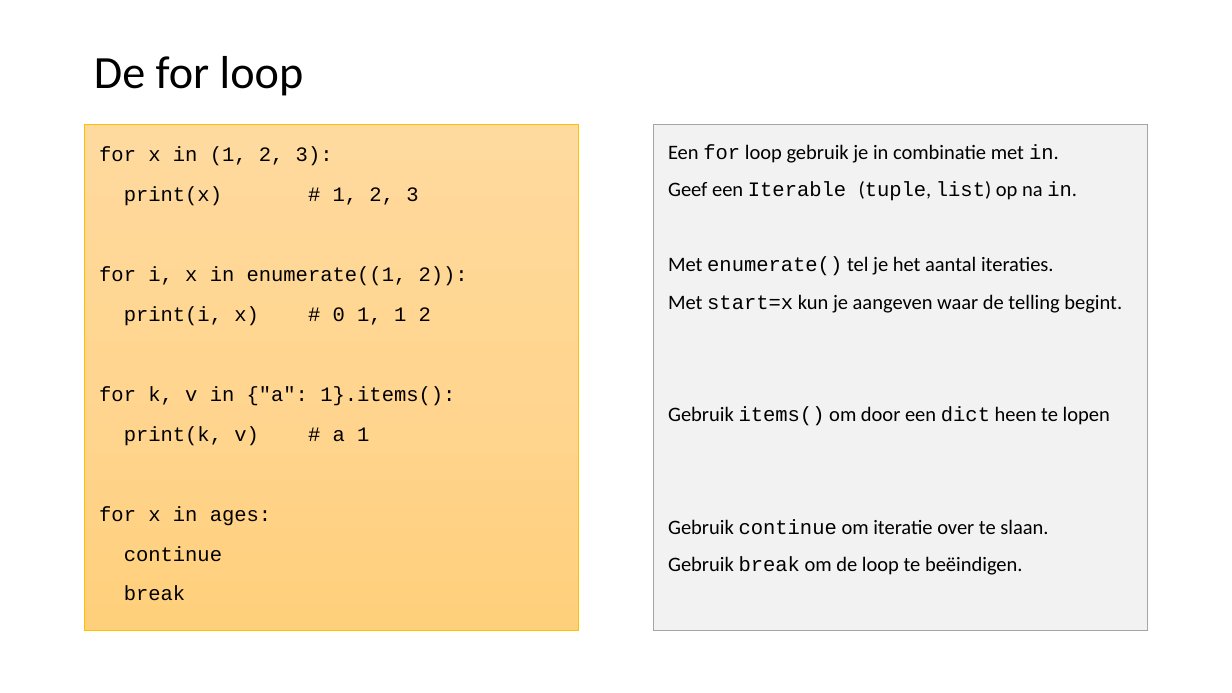
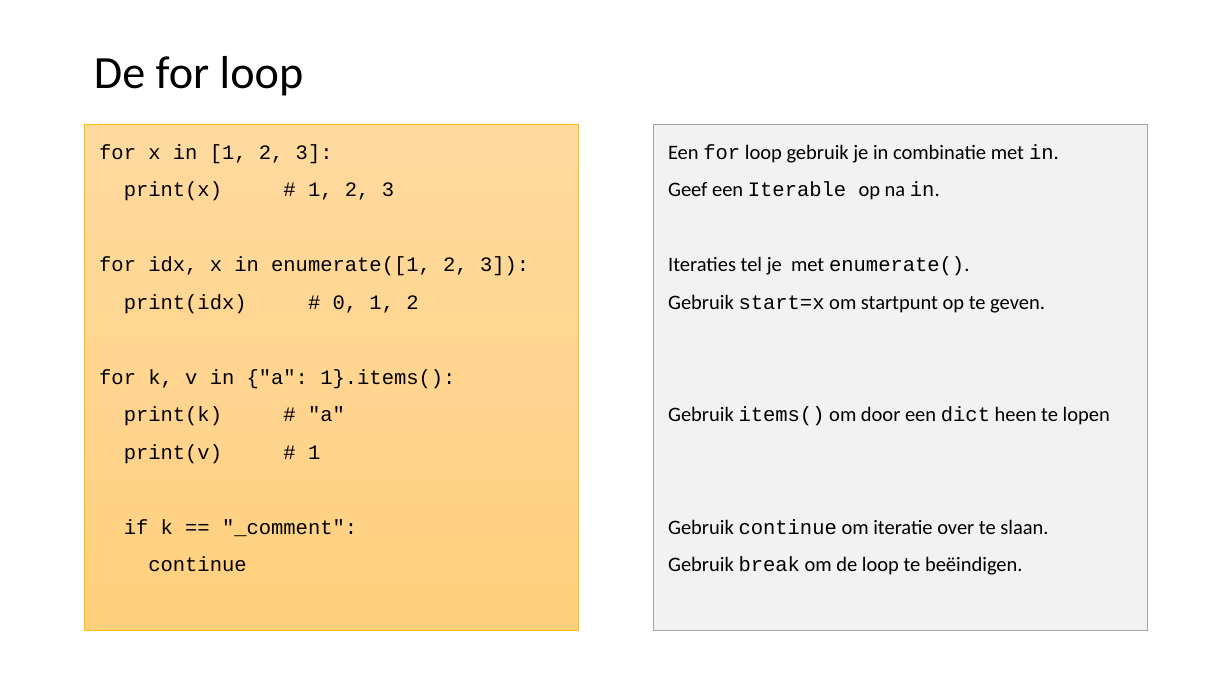
Before and after one commit to LFKoning/knowledge-sharing, a slide deck: slide 39 of python_trainees/1_basics_classes/python_traineeship_1.pptx (slide 33 before the commit). Drawn at 1232x693 pixels with LibreOffice and Linux fonts; fonts in the diff are those of the drawing. Boxes give left, top, right and bottom in pixels: in the first picture for what was removed or moved away, otherwise in the second. Text is boxed around its words. In the diff, an @@ line names an element or a change of style, - is before the commit and + after.

```diff
--- a/python_trainees/1_basics_classes/python_traineeship_1.pptx
+++ b/python_trainees/1_basics_classes/python_traineeship_1.pptx
@@ text at (99,144,333,164): text changed @@
-for x in (1, 2, 3):
+for x in [1, 2, 3]:
@@ text at (99,182,455,572): line spacing 1.1 to 1 @@
@@ text in rectangle at (668,182,1045,313): text changed @@
-Geef een Iterable (tuple, list) op na in.
-Met enumerate() tel je het aantal iteraties.
-Met start=x kun je aangeven waar de telling begint.
+Geef een Iterable op na in.
+Iteraties tel je met enumerate().
+Gebruik start=x om startpunt op te geven.
@@ text at (99,257,529,314): text changed @@
-for i, x in enumerate((1, 2)):
-print(i, x) # 0 1, 1 2
+for idx, x in enumerate([1, 2, 3]):
+print(idx) # 0, 1, 2
@@ text at (124,407,357,537): text changed @@
-print(k, v) # a 1
-for x in ages:
+print(k) # "a"
+print(v) # 1
+if k == "_comment":
@@ text at (124,586,185,601): paragraph removed @@
-break
```
Also in this commit, not shown: 29 other slides changed, 11 slides added, 4 slides removed, 14 other files.
